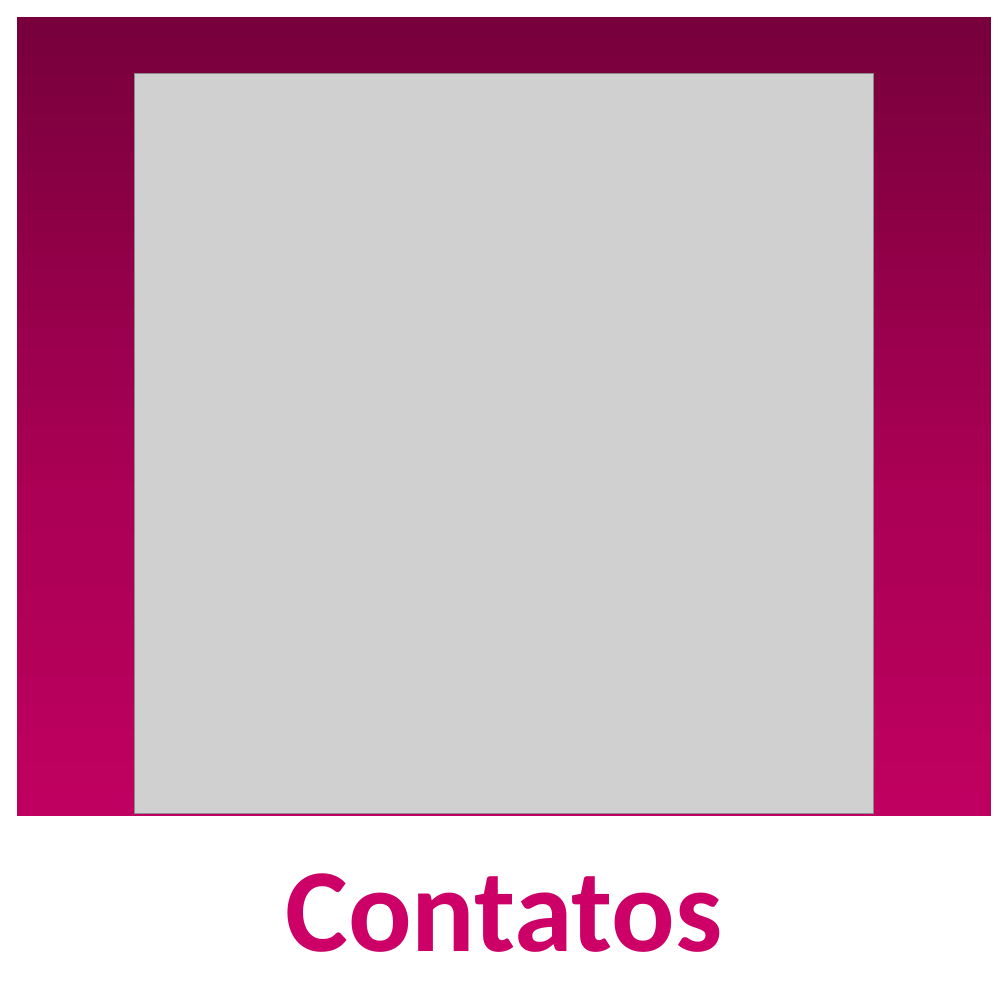
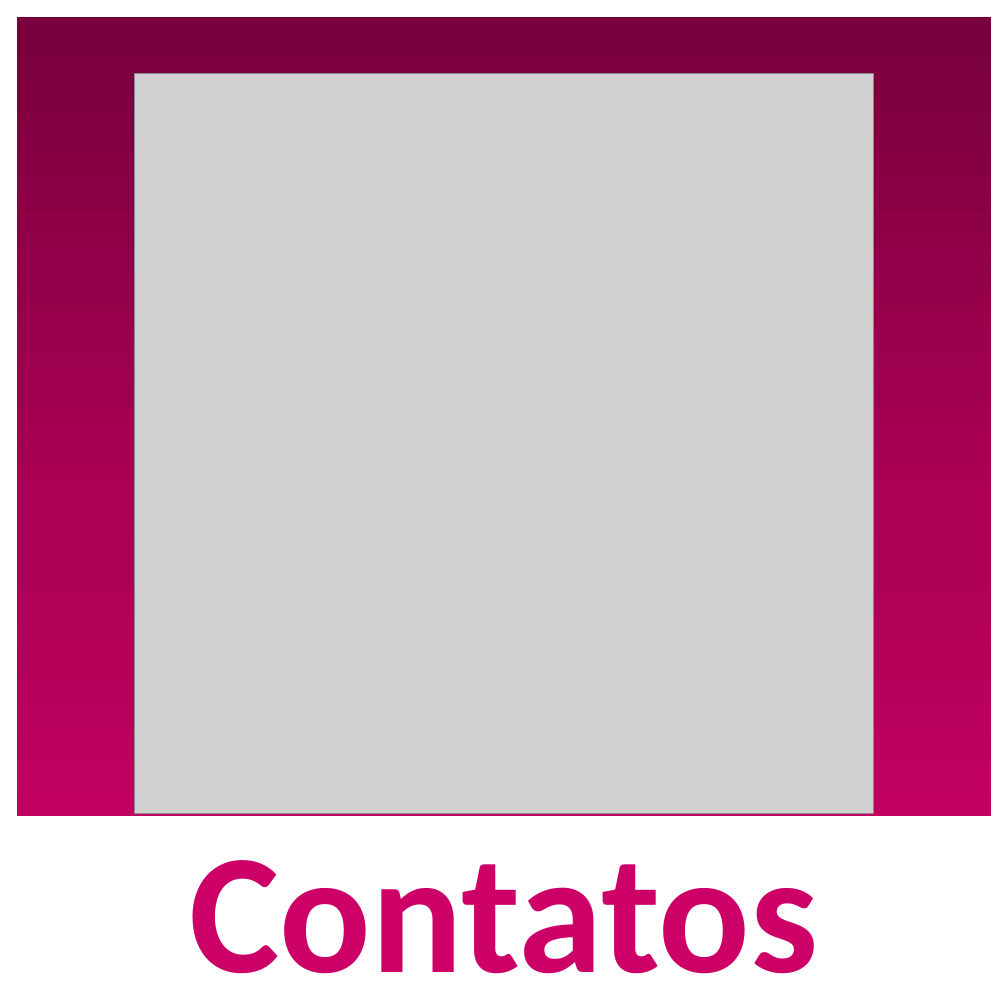
Before and after one commit to solkam/TremnCRM-docs, a slide deck: slide 2 of UI/Icons TremnCRM.pptx (slide 1 before the commit). Drawn at 1008x1008 pixels with LibreOffice and Linux fonts; fonts in the diff are those of the drawing; grey boxes stand for pictures. Boxes give left, top, right and bottom in pixels: in the first picture for what was removed or moved away, otherwise in the second. Text is boxed around its words. In the diff, an @@ line names an element or a change of style, - is before the commit and + after.

```diff
--- a/UI/Icons TremnCRM.pptx
+++ b/UI/Icons TremnCRM.pptx
@@ rectangle "Contatos" at box(17, 820, 992, 988): size 100 to 144 pt @@
```
Also in this commit, not shown: 3 other slides changed, 12 slides added, 5 slides removed, 9 other files.
